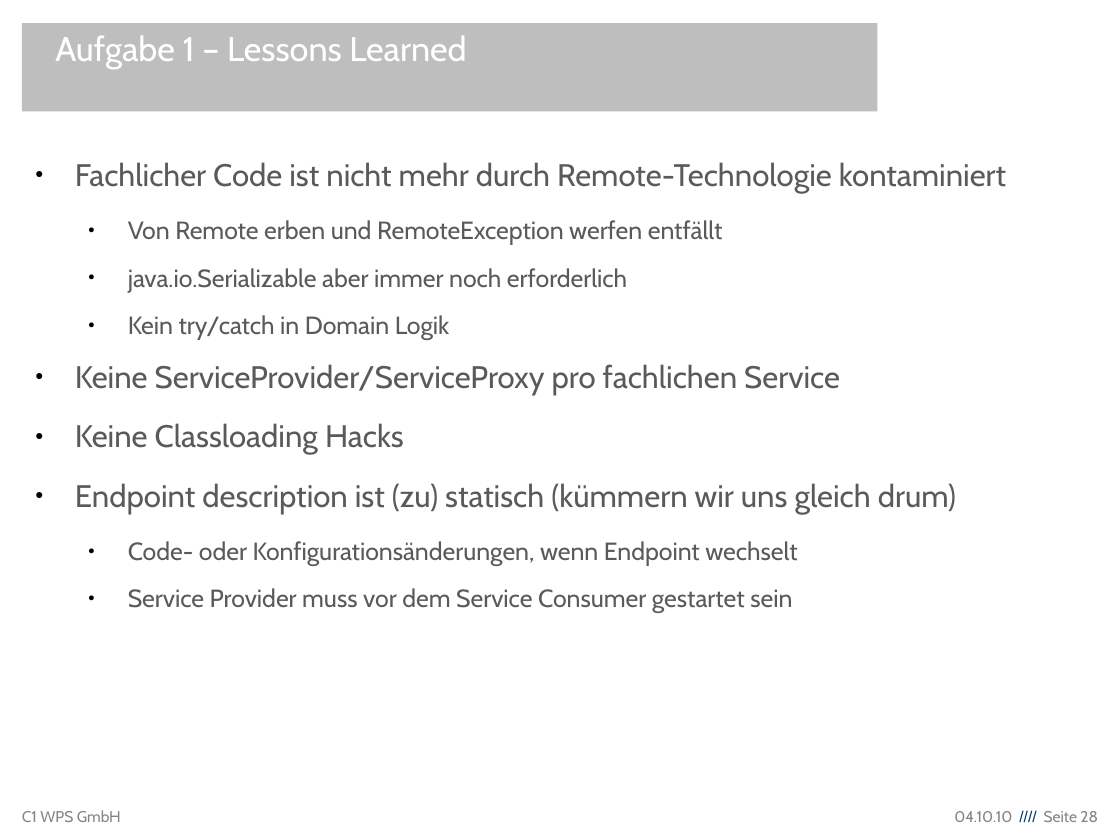
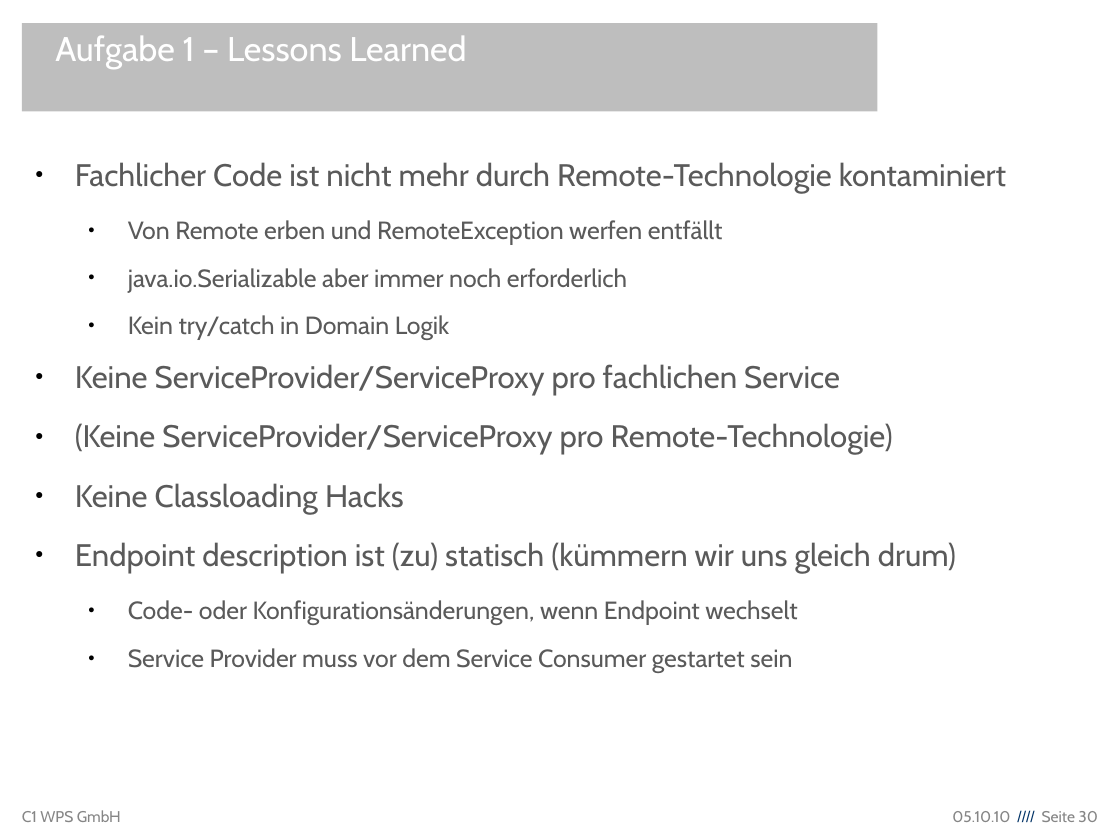
Before and after one commit to lemmy/org.eclipse.ecf.winterschool, a slide deck: slide 30 of org.eclipse.ecf.winterschool/EclipseCommunicationFramework.odp (slide 28 before the commit). Drawn at 1120x840 pixels with LibreOffice and Linux fonts; fonts in the diff are those of the drawing; background and template pictures are left out. Boxes give left, top, right and bottom in pixels: in the first picture for what was removed or moved away, otherwise in the second. Text is boxed around its words. In the diff, an @@ line names an element or a change of style, - is before the commit and + after.

```diff
--- a/org.eclipse.ecf.winterschool/EclipseCommunicationFramework.odp
+++ b/org.eclipse.ecf.winterschool/EclipseCommunicationFramework.odp
@@ text at [75,423,893,455]: paragraph added @@
+● (Keine ServiceProvider/ServiceProxy pro Remote-Technologie)
@@ text at [952,811,1098,822]: text changed @@
-04.10.10 //// Seite 28
+05.10.10 //// Seite 30
```
Also in this commit, not shown: 22 other slides changed, 8 slides added, 3 slides removed.
